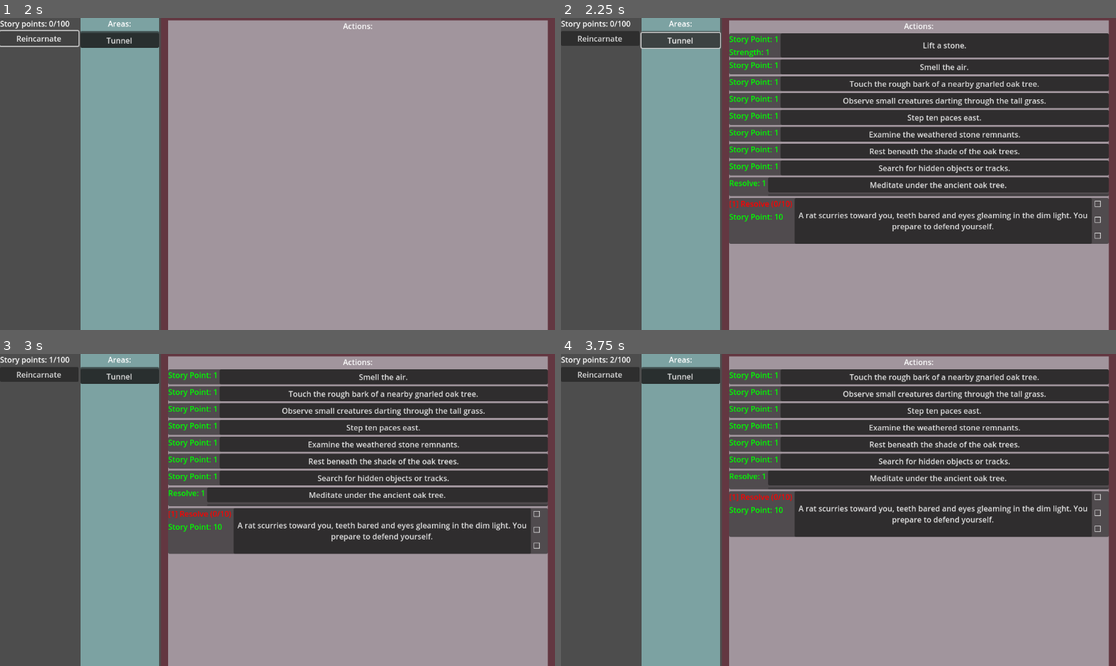
Above: before the commit, frames 1-4 (two rows, left to right).
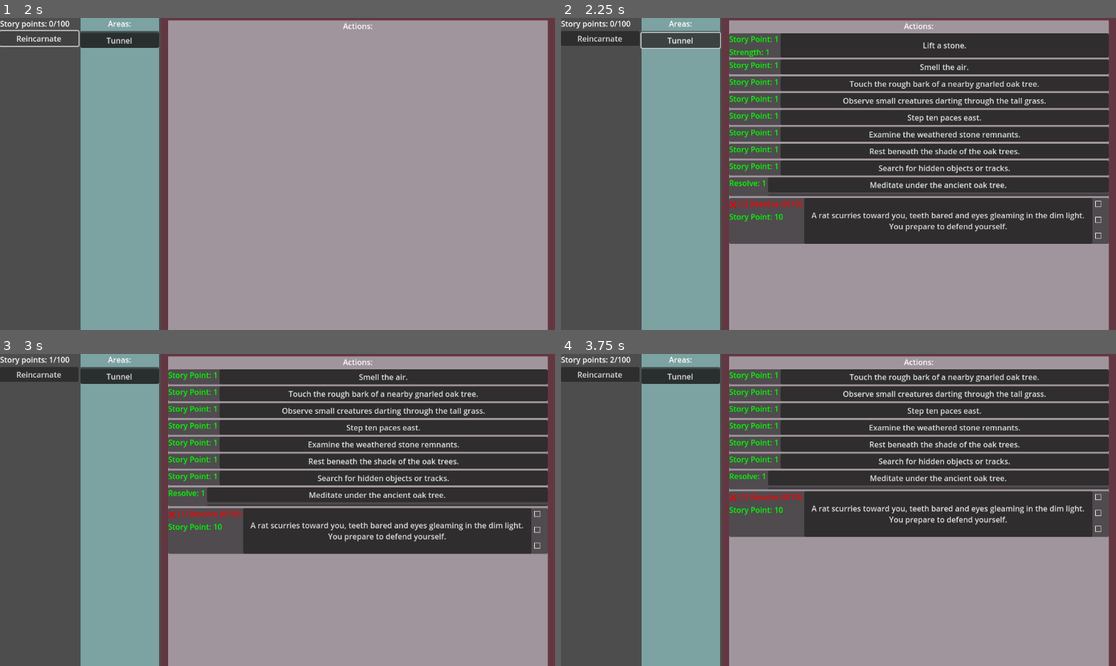
Above: after the commit, the same moments.

Repository: snipercup/Incremental-Chronicles
Game: Godot game, scene res://Scenes/main_menu.tscn
Two runs of this game, one before a commit and one after it. Both use one fixed random seed, a clock stepped at 60 frames per second and the inputs below.
Inputs:
- Up to frame 1 (2 s): click "Start Game" at 0.5 s; click "Reincarnate" at 1.25 s
- Up to frame 2 (2.25 s): click "Tunnel" at 2 s
- Up to frame 3 (3 s): click "Lift a stone." at 2.75 s
- Up to frame 4 (3.75 s): click "Smell the air." at 3.5 s

Frame 1 is identical in both runs. In frame 2, 1.2% of the frame differs, in the area x 30-98%, y 57-73%; in frame 3, 1.3%; in frame 4, 1.3%, in the area x 30-98%, y 44-59%.

Commit message:
Update requirements label

Diff:
--- a/Scripts/rewards_requirements_list_ui.gd
+++ b/Scripts/rewards_requirements_list_ui.gd
@@ -37,53 +37,81 @@
 
 # Update the rewards and requirements list based on display mode
 func _update_rewards_and_requirements() -> void:
-	# Clear existing labels
+	_clear_existing_labels()
+	var has_content = false
+
+	if display_mode == DisplayMode.REQUIREMENTS or display_mode == DisplayMode.BOTH:
+		has_content = _display_requirements() or has_content
+
+	if display_mode == DisplayMode.REWARDS or display_mode == DisplayMode.BOTH:
+		has_content = _display_rewards() or has_content
+
+	visible = has_content
+
+# Clear existing labels
+func _clear_existing_labels() -> void:
 	for child in get_children():
 		child.queue_free()
 
+# Display requirements and return true if any are shown
+func _display_requirements() -> bool:
 	var requirements = story_action.get_requirements()
-	var rewards = story_action.get_rewards()
+	var resource_manager: Node = get_resource_manager()
+	if requirements.is_empty() or not resource_manager:
+		return false
 
 	var has_content = false
+	for key in requirements.keys():
+		var needed = requirements[key]
+		var current = resource_manager.get_resource(key)
+		var max_value = resource_manager.get_resource_max(key)
+		var requirement_met = current >= needed
 
-	# Display requirements if enabled
-	if display_mode == DisplayMode.REQUIREMENTS or display_mode == DisplayMode.BOTH:
-		for key in requirements.keys():
-			var needed = requirements[key]
-			var label_text = ""
-			var resource_manager: Node = get_resource_manager()
-			if resource_manager:
-				var current = resource_manager.get_resource(key)
-				var max_value = resource_manager.get_resource_max(key)
+		# Format label text
+		var label_text = _format_requirement_text(key, needed, current, max_value)
 
-				if max_value != 0:
-					# Include max value only if it’s greater than 0
-					label_text = "[%d] %s (%d/%d)" % [needed, key, current, max_value]
-				else:
-					# No max value — omit the (current/max) part
-					label_text = "[%d] %s" % [needed, key]
-			else:
-				# If no story_points_label, fall back to basic format
-				label_text = "%s: %d" % [key, needed]
+		# Choose color and emoji based on status
+		var label_color = Color(0.2, 0.6, 1) if requirement_met else Color(1, 0, 0)
+		var prefix = "✔️ " if requirement_met else "❌ "
 
-			var requirement_label = Label.new()
-			requirement_label.text = label_text
-			requirement_label.modulate = Color(1, 0, 0)  # Red color for requirements
-			add_child(requirement_label)
-			has_content = true
+		_create_label(prefix + label_text, label_color)
+		has_content = true
 
-	# Display rewards if enabled
-	if display_mode == DisplayMode.REWARDS or display_mode == DisplayMode.BOTH:
-		for key in rewards.keys():
-			var reward_label = Label.new()
-			var amount = rewards[key]
-			reward_label.text = "%s: %d" % [key, amount]
-			reward_label.modulate = Color(0, 1, 0)  # Green color for rewards
-			add_child(reward_label)
-			has_content = true
+	return has_content
 
-	# Hide container if empty
-	visible = has_content
+# Display rewards and return true if any are shown
+func _display_rewards() -> bool:
+	var rewards = story_action.get_rewards()
+	if rewards.is_empty():
+		return false
+
+	var has_content = false
+	for key in rewards.keys():
+		var amount = rewards[key]
+		var label_text = "%s: %d" % [key, amount]
+		_create_label(label_text, Color(0, 1, 0))  # Green for rewards
+		has_content = true
+
+	return has_content
+
+# Format requirement text based on availability
+func _format_requirement_text(key: String, needed: int, current: int, max_value: int) -> String:
+	if max_value > 0:
+		return "[%d] %s (%d/%d)" % [needed, key, current, max_value]
+	else:
+		return "[%d] %s" % [needed, key]
+
+# Create and add label to the container
+func _create_label(text: String, color: Color) -> void:
+	var label = Label.new()
+	label.text = text
+	label.modulate = color
+	add_child(label)
+
+# The resource manager will handle rewards
+func get_resource_manager() -> Node:
+	return get_tree().get_first_node_in_group("helper").resource_manager
+
 
 # Detect right-click events
 func _gui_input(event: InputEvent) -> void:
@@ -99,9 +127,5 @@
 		get_tree().get_first_node_in_group("helper").on_rewards_requirments_right_clicked(self)
 
 
-# The resource manager will handle rewards
-func get_resource_manager() -> Node:
-	return get_tree().get_first_node_in_group("helper").resource_manager
-
 func _on_resources_updated(_resource_manager: Label) -> void:
 	_update_rewards_and_requirements()
